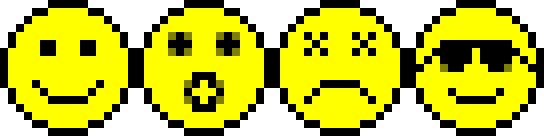
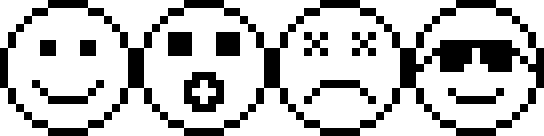
Layers edited between the first and the second 544 × 136 image:
added group "BW" with 4 layers above "Color" over [8, 8, 536, 128]
added layer "Win" (1st of 2, in "BW") in group "BW" over [416, 8, 536, 128]
added layer "Exploded" (1st of 2, in "BW") in group "BW" over [280, 8, 400, 128]
added layer "Mousedown" (1st of 2, in "BW") in group "BW" over [144, 8, 264, 128]
added layer "Default" (1st of 2, in "BW") in group "BW" over [8, 8, 128, 128]
added group "Color" with 4 layers over [8, 8, 536, 128]
renamed "Layer 4" to "Win", moved it into group "Color" over [416, 8, 536, 128]
renamed "Layer 3" to "Exploded", moved it into group "Color" over [280, 8, 400, 128]
renamed "Layer 2" to "Mousedown", moved it into group "Color" over [144, 8, 264, 128]
renamed "Layer 1" to "Default", moved it into group "Color" over [8, 8, 128, 128]
